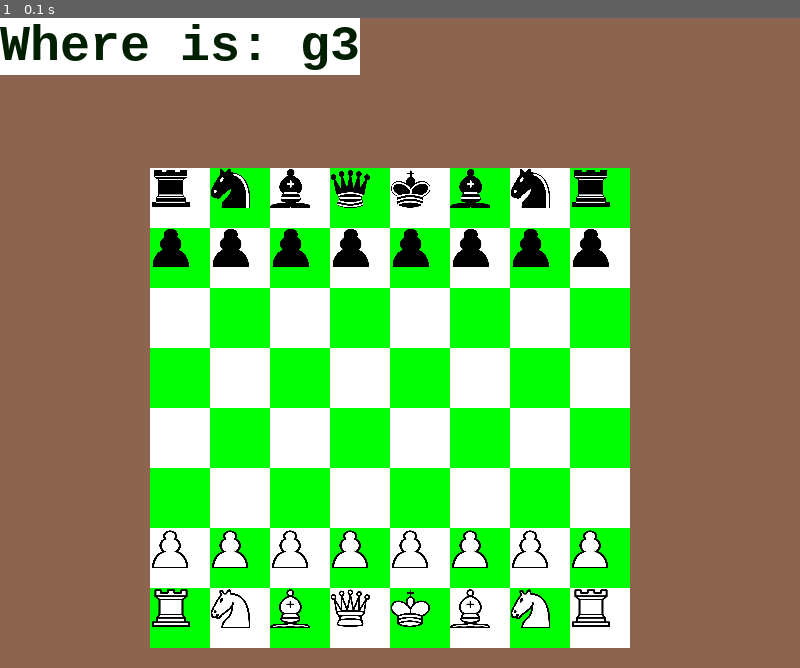
Above: before the commit, frame 1.
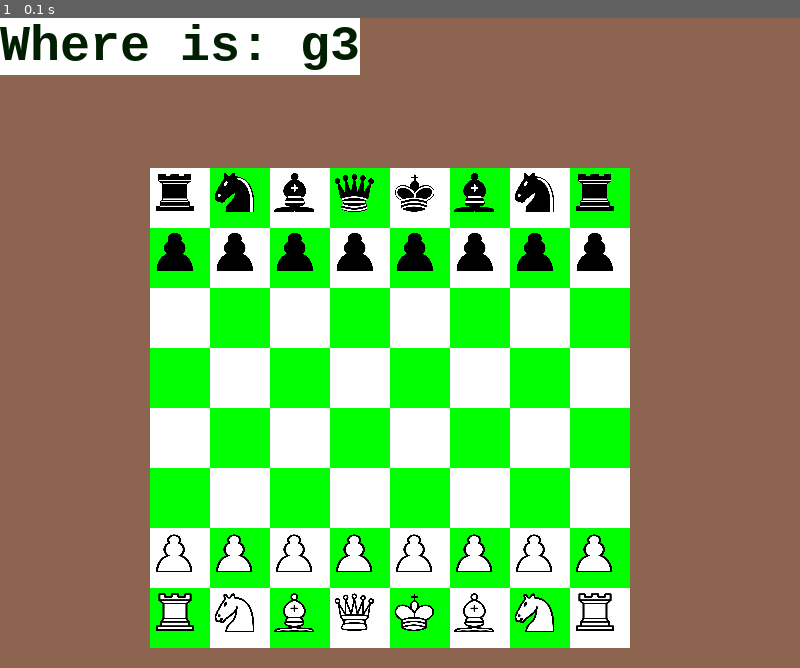
Above: after the commit, the same moment.

Repository: Paravati/LearningChessWithFun
Game: pygame game, started from chessBoardTest_15_09.py
Two runs of this game, one before a commit and one after it. Both use one fixed random seed, a clock stepped at 60 frames per second and the inputs below.
Inputs:
- Up to frame 1 (0.1 s): no input

The runs differ from the first frame. In frame 1, 3.8% of the frame differs, in the area x 19-77%, y 23-95%.

Commit message:
centered figures in chessboard

Diff:
--- a/chessBoardTest_15_09.py
+++ b/chessBoardTest_15_09.py
@@ -42,7 +42,7 @@
                 surface.fill(colors[c_indx], the_square)
                 c_indx = (c_indx + 1) % 2
 
-        insertFiguresIntoChessboard(whiteFigures, blackFigures, surface, chessBoard)
+        insertFiguresIntoChessboard(whiteFigures, blackFigures, surface, chessBoard, sq_size=n)
 
         # Look for an event from keyboard, mouse, etc.
         newText = myFont.render("Where is: " + generateText(fieldForUser), True, (0, 30, 0), (255, 255, 255))
@@ -85,20 +85,20 @@
     return [b_pawn, b_horse, b_bishop, b_rook, b_queen, b_king], [w_pawn, w_horse, w_bishop, w_rook, w_queen, w_king]
 
 
-def insertFiguresIntoChessboard(whiteFigures, blackFigures, surface, chessboard):
+def insertFiguresIntoChessboard(whiteFigures, blackFigures, surface, chessboard, sq_size):
     w_pawn, w_horse, w_bishop, w_rook, w_queen, w_king = whiteFigures
     for field in ['a2', 'b2', 'c2', 'd2', 'e2', 'f2', 'g2', 'h2']:
-        surface.blit(pygame.transform.scale(w_pawn, (40, 40)), (chessboard[field][1], chessboard[field][0]))
+        surface.blit(pygame.transform.scale(w_pawn, (40, 40)), (chessboard[field][1]+(sq_size/2), chessboard[field][0]+(sq_size/2)))
     figures = [w_rook, w_horse, w_bishop, w_queen, w_king, w_bishop, w_horse, w_rook]
     for i, fields in enumerate(['a1', 'b1', 'c1', 'd1', 'e1', 'f1', 'g1', 'h1']):
-        surface.blit(pygame.transform.scale(figures[i], (40, 40)), (chessboard[fields][1], chessboard[fields][0]))
+        surface.blit(pygame.transform.scale(figures[i], (40, 40)), (chessboard[fields][1]+(sq_size/2), chessboard[fields][0]+(sq_size/2)))
 
     b_pawn, b_horse, b_bishop, b_rook, b_queen, b_king = blackFigures
     for field in ['a7', 'b7', 'c7', 'd7', 'e7', 'f7', 'g7', 'h7']:
-        surface.blit(pygame.transform.scale(b_pawn, (40, 40)), (chessboard[field][1], chessboard[field][0]))
+        surface.blit(pygame.transform.scale(b_pawn, (40, 40)), (chessboard[field][1]+(sq_size/2), chessboard[field][0]+(sq_size/2)))
     figures = [b_rook, b_horse, b_bishop, b_queen, b_king, b_bishop, b_horse, b_rook]
     for i, fields in enumerate(['a8', 'b8', 'c8', 'd8', 'e8', 'f8', 'g8', 'h8']):
-        surface.blit(pygame.transform.scale(figures[i], (40, 40)), (chessboard[fields][1], chessboard[fields][0]))
+        surface.blit(pygame.transform.scale(figures[i], (40, 40)), (chessboard[fields][1]+(sq_size/2), chessboard[fields][0]+(sq_size/2)))
 
 
 def chessboardSquareNotation(n, sq_len, x_offset_of_Board, y_offset_of_Board, listWithFieldNames):
